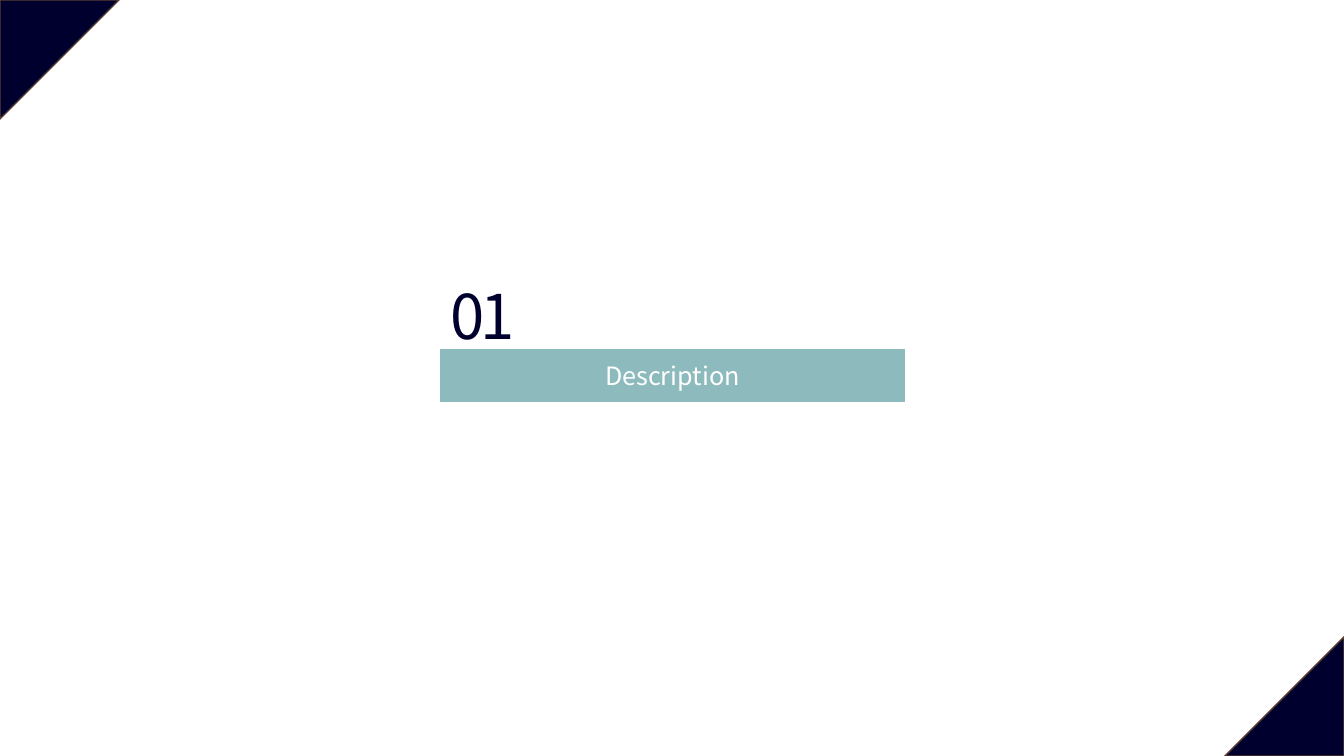
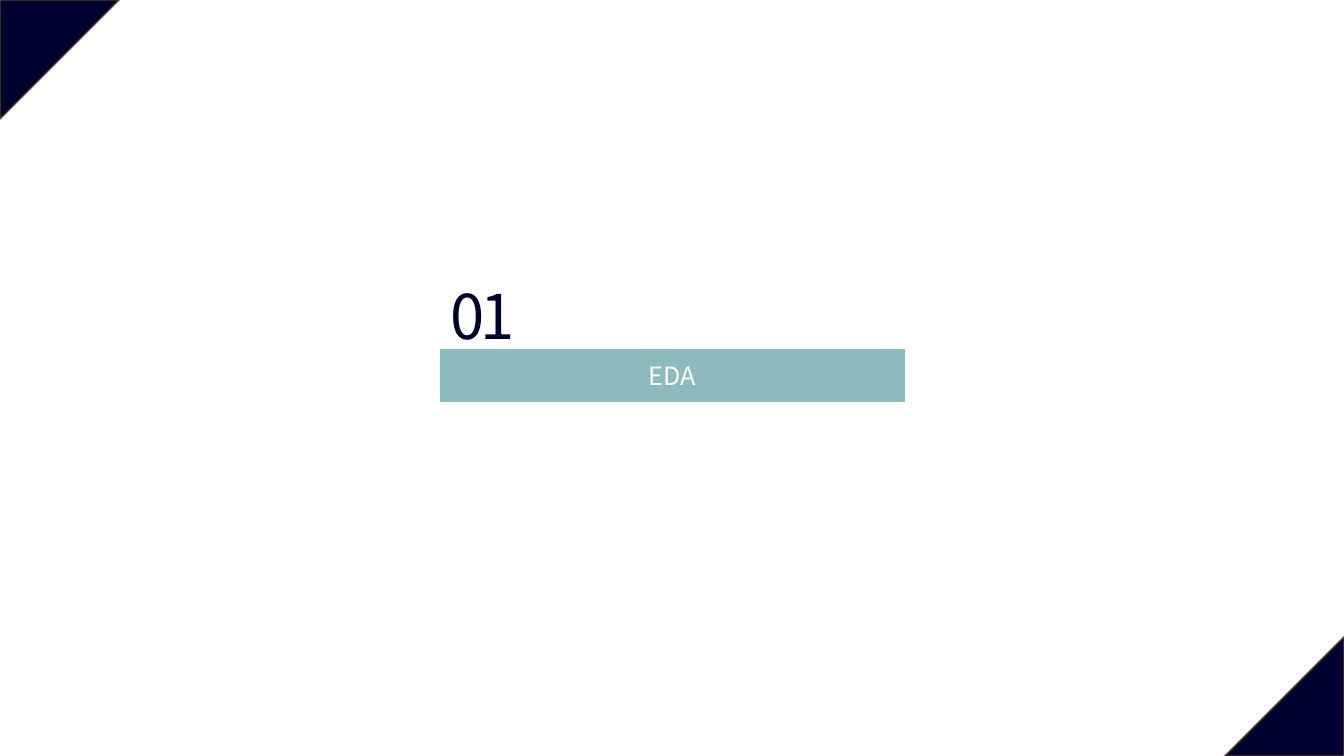
Before and after one commit to hsmoon-91/data-mining, a slide deck: slide 3 of (slide) House_Price.pptx. Drawn at 1344x756 pixels with LibreOffice and Linux fonts; fonts in the diff are those of the drawing. Boxes give left, top, right and bottom in pixels: in the first picture for what was removed or moved away, otherwise in the second. Text is boxed around its words. In the diff, an @@ line names an element or a change of style, - is before the commit and + after.

```diff
--- a/(slide) House_Price.pptx
+++ b/(slide) House_Price.pptx
@@ text in rectangle at box(649, 366, 696, 385): text changed @@
-Description
+EDA
```
Also in this commit, not shown: 6 other slides changed, 4 slides added, 1 slide removed, 14 other files.
